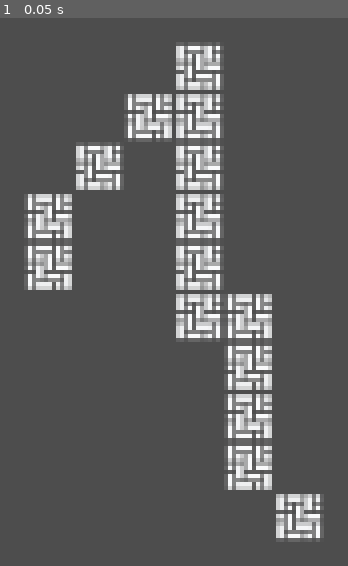
Above: before the commit, frame 1.
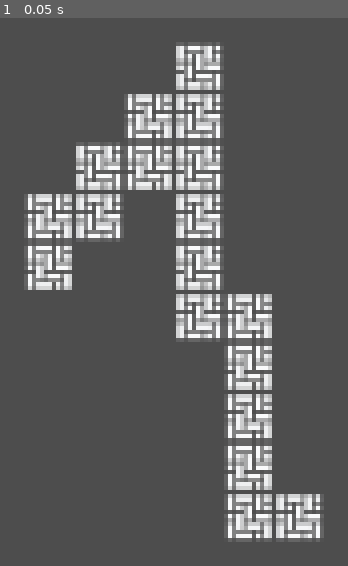
Above: after the commit, the same moment.

Repository: jimkang/throng
Game: Godot game, scene res://throng_root_node.tscn
Same seed, same stepped clock (60 frames per second), same inputs: the game is played once before the commit and once after it.
Inputs:
- Up to frame 1 (0.05 s): no input

The runs differ from the first frame. In frame 1, 2.6% of the frame differs, in the area x 21-79%, y 23-95%.

Commit message:
Fix range mistakes so that filling in diagonals works.

Diff:
--- a/throng_root_node.gd
+++ b/throng_root_node.gd
@@ -24,7 +24,7 @@
 
 	var floor_points = []
 	#floor_points.append_array(connect_points_linear(connect_test_cases[0][0], connect_test_cases[0][1], 4, []))
-	var number_of_iterations = randi_range(1, 2)
+	var number_of_iterations = randi_range(1, 4)
 	var current_node_pts = [Vector2i(
 		randi_range(0, map_dimensions[0]-1),
 		randi_range(0, map_dimensions[1]-1)
@@ -43,7 +43,7 @@
 				# branched from; just the end points.
 				if branch_connections.size() > 0:
 					iter_node_pts.append(branch_connections.back())
-		print('iter ', i, ' results: ', iter_node_pts)
+		#print('iter ', i, ' results: ', iter_node_pts)
 		current_node_pts = iter_node_pts
 
 	#for i in joints.size():
@@ -69,17 +69,18 @@
 	var connectors = connect_points(ref_points, root_pt, dest_pt, connect_points_linear)# connect_points_stepwise)
 	var branch_pts = [root_pt] + connectors + [dest_pt]
 	var diagonal_fills = get_diagonal_fills(ref_points, branch_pts)
+	print(root_pt, ' to ', dest_pt, ' branch_pts: ', branch_pts, ' fills: ', diagonal_fills)
 	return branch_pts + diagonal_fills
 
 func connect_points(ref_array: Array, point_a: Vector2i, point_b: Vector2i,
 connect_points_fn: Callable = connect_points_linear):
 	var steps = get_steps_needed_between_pts(point_a, point_b)
-	print('steps ', steps, ', point_a ',  point_a, ', point_b ', point_b)
+	#print('steps ', steps, ', point_a ',  point_a, ', point_b ', point_b)
 	var float_pt_a = Vector2(point_a)
 	var float_pt_b = Vector2(point_b)
 
 	var connectors = connect_points_fn.call(float_pt_a, float_pt_b, steps, ref_array)
-	print('a ', point_a, ' to b ', point_b, ' connectors ', connectors)
+	#print('a ', point_a, ' to b ', point_b, ' connectors ', connectors)
 	return connectors
 
 static func connect_points_linear(float_pt_a: Vector2, float_pt_b: Vector2, steps: int, ref_array: Array):
@@ -100,8 +101,7 @@
 		y_min = y_max
 		y_max = float_pt_a.y
 
-	for y in range(y_min, y_max):
-		print('y: ', y)
+	for y in range(y_min, y_max + 1):
 		non_dupe_append(connectors, ref_array, Vector2i(float_pt_a.x, y))
 
 	var x_min = float_pt_a.x
@@ -110,14 +110,14 @@
 		x_min = x_max
 		x_max = float_pt_a.x
 
-	for x in range(x_min, x_max):
-		print('x: ', x)
+	for x in range(x_min, x_max + 1):
 		non_dupe_append(connectors, ref_array, Vector2i(x, float_pt_b.y))
+	print(float_pt_a, ' to ', float_pt_b, ' stepwise connectors: ', connectors)
 	return connectors
 
 static func get_diagonal_fills(existing_pts, line_pts):
 	var diagonal_fills = []
-	for i in range(1, line_pts.size() - 1):
+	for i in range(1, line_pts.size()):
 		var prev_pt: Vector2i = line_pts[i - 1]
 		var pt = line_pts[i]
 		var delta_x = pt.x - prev_pt.x
--- a/throng_root_node.tscn
+++ b/throng_root_node.tscn
@@ -5,7 +5,7 @@
 
 [node name="throng_root_node" type="Node2D"]
 script = ExtResource("1_q6lao")
-map_dimensions = Vector2i(16, 16)
+map_dimensions = Vector2i(32, 16)
 
 [node name="dungeon_tilemap" type="TileMap" parent="."]
 texture_filter = 1
